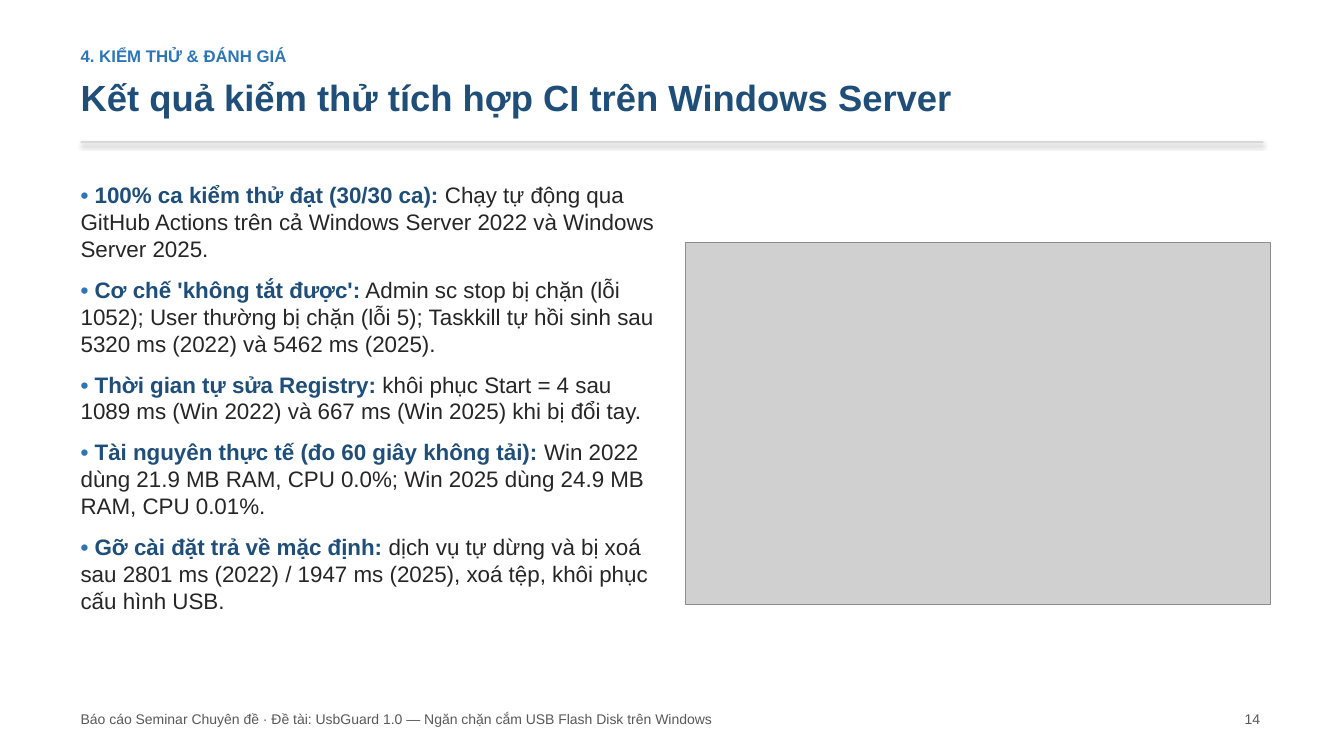
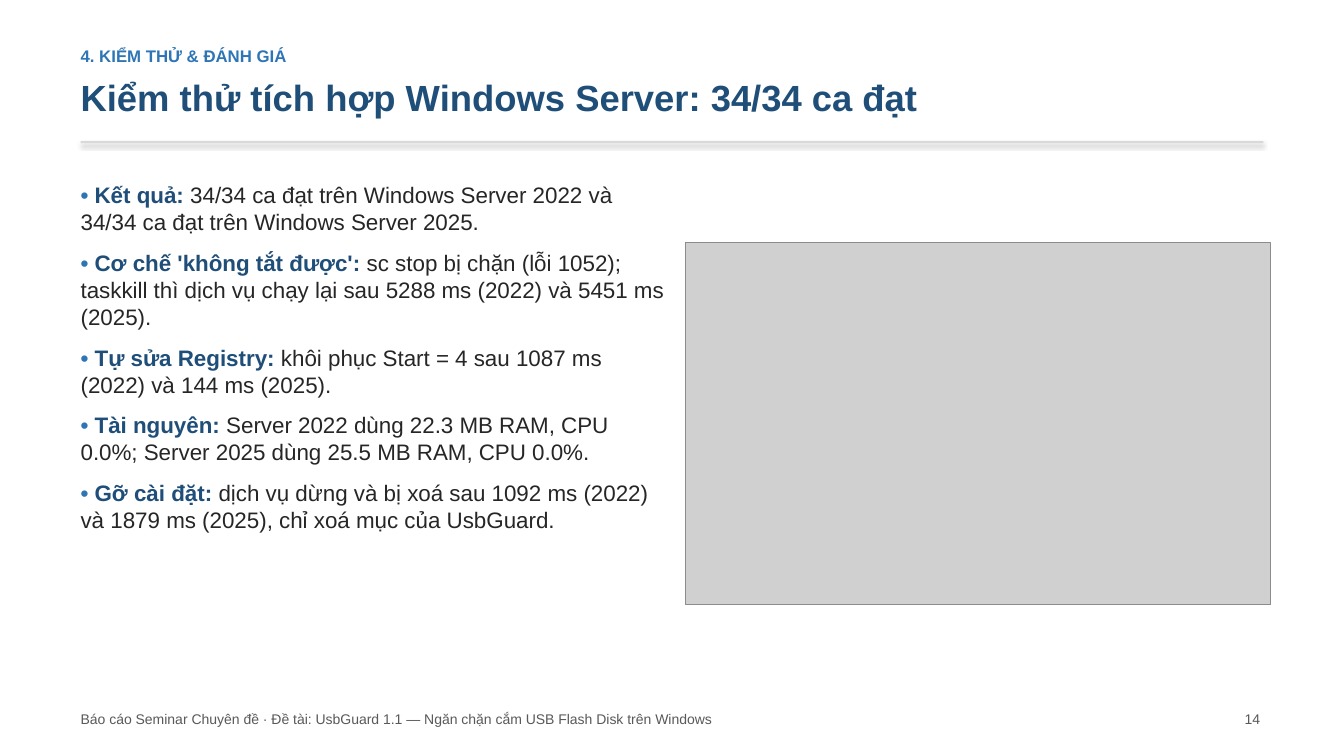
Before and after one commit to hungphamwp/usbguard, a slide deck: slide 14 of slide/SLIDE-UsbGuard.pptx. Drawn at 1344x756 pixels with LibreOffice and Linux fonts; fonts in the diff are those of the drawing; grey boxes stand for pictures. Boxes give left, top, right and bottom in pixels: in the first picture for what was removed or moved away, otherwise in the second. Text is boxed around its words. In the diff, an @@ line names an element or a change of style, - is before the commit and + after.

```diff
--- a/slide/SLIDE-UsbGuard.pptx
+++ b/slide/SLIDE-UsbGuard.pptx
@@ text at [81, 83, 917, 119]: text changed @@
-Kết quả kiểm thử tích hợp CI trên Windows Server
+Kiểm thử tích hợp Windows Server: 34/34 ca đạt
@@ text at [81, 186, 664, 533]: text changed @@
-• 100% ca kiểm thử đạt (30/30 ca): Chạy tự động qua GitHub Actions trên cả Windows Server 2022 và Windows Server 2025.
-• Cơ chế 'không tắt được': Admin sc stop bị chặn (lỗi 1052); User thường bị chặn (lỗi 5); Taskkill tự hồi sinh sau 5320 ms (2022) và 5462 ms (2025).
-• Thời gian tự sửa Registry: khôi phục Start = 4 sau 1089 ms (Win 2022) và 667 ms (Win 2025) khi bị đổi tay.
-• Tài nguyên thực tế (đo 60 giây không tải): Win 2022 dùng 21.9 MB RAM, CPU 0.0%; Win 2025 dùng 24.9 MB RAM, CPU 0.01%.
-• Gỡ cài đặt trả về mặc định: dịch vụ tự dừng và bị xoá sau 2801 ms (2022) / 1947 ms (2025), xoá tệp, khôi phục cấu hình USB.
+• Kết quả: 34/34 ca đạt trên Windows Server 2022 và 34/34 ca đạt trên Windows Server 2025.
+• Cơ chế 'không tắt được': sc stop bị chặn (lỗi 1052); taskkill thì dịch vụ chạy lại sau 5288 ms (2022) và 5451 ms (2025).
+• Tự sửa Registry: khôi phục Start = 4 sau 1087 ms (2022) và 144 ms (2025).
+• Tài nguyên: Server 2022 dùng 22.3 MB RAM, CPU 0.0%; Server 2025 dùng 25.5 MB RAM, CPU 0.0%.
+• Gỡ cài đặt: dịch vụ dừng và bị xoá sau 1092 ms (2022) và 1879 ms (2025), chỉ xoá mục của UsbGuard.
@@ text at [81, 713, 712, 727]: text changed @@
-Báo cáo Seminar Chuyên đề · Đề tài: UsbGuard 1.0 — Ngăn chặn cắm USB Flash Disk trên Windows
+Báo cáo Seminar Chuyên đề · Đề tài: UsbGuard 1.1 — Ngăn chặn cắm USB Flash Disk trên Windows
```
Also in this commit, not shown: 13 other slides changed, 4 slides added, 3 slides removed, 17 other files.
